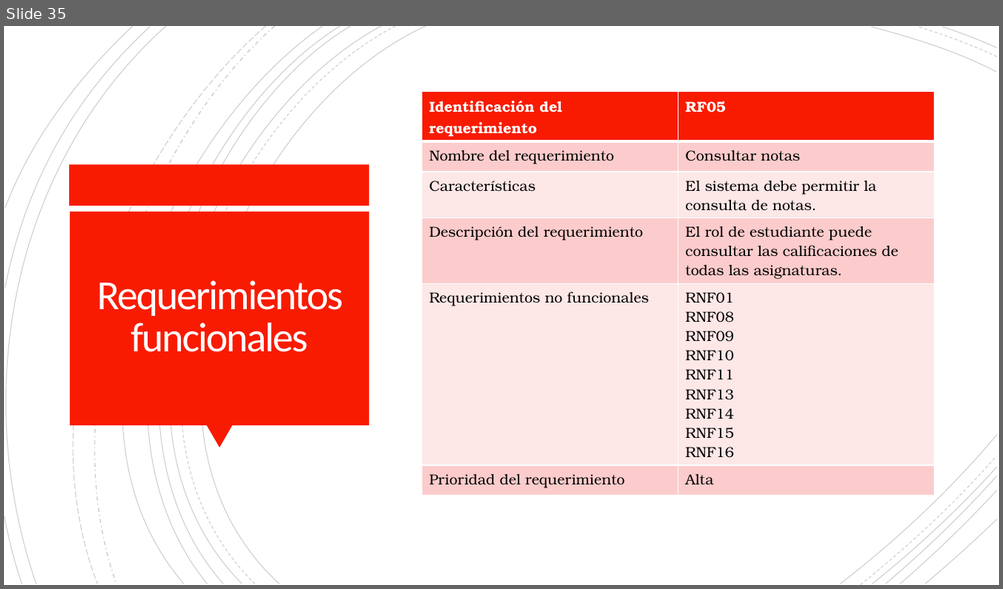
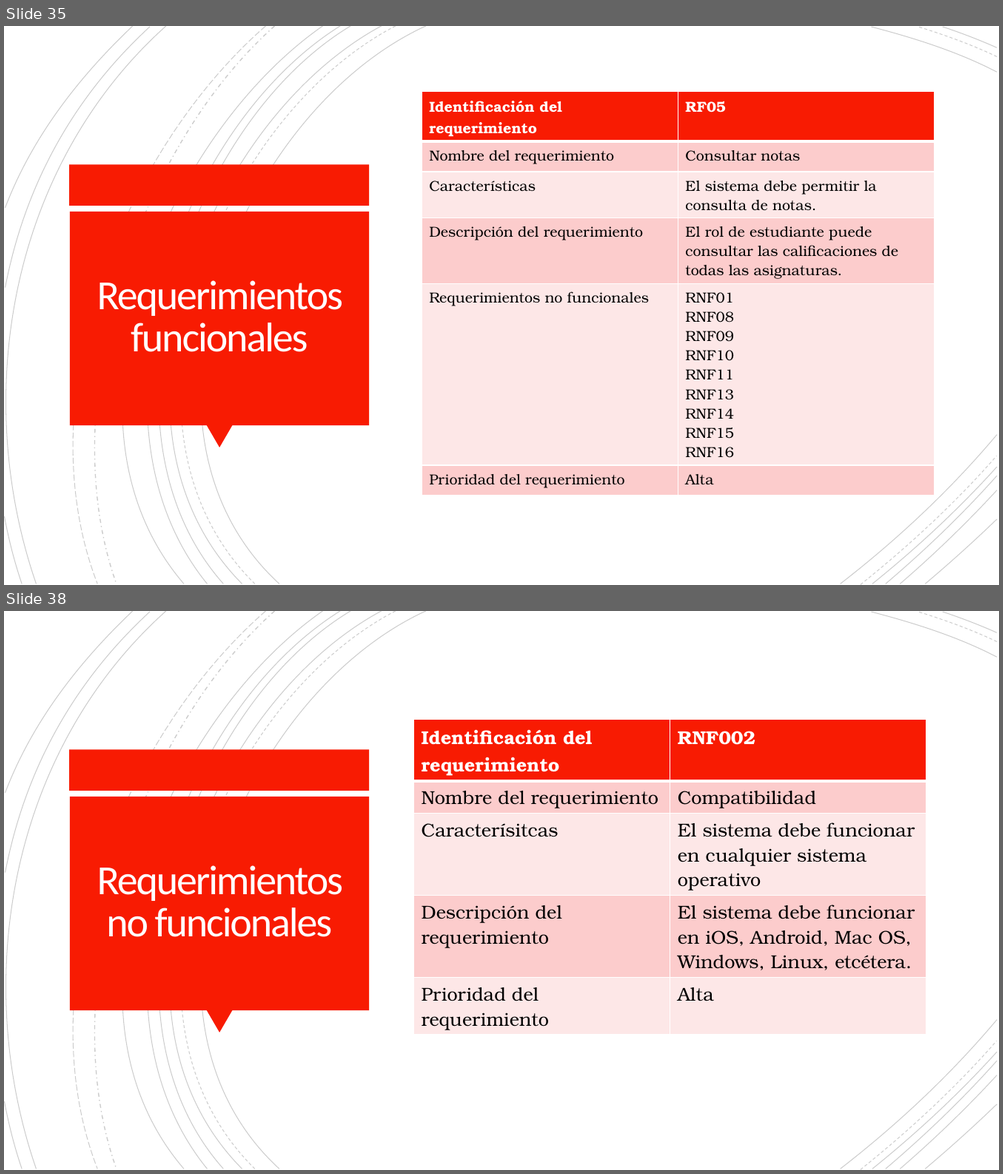
Before and after one commit to Dillan444/PROYECTO_SENA, a slide deck: PLANTEAMIENTO_DEL_PROBLEMA.pptx. Shown one above the other, each under a label of ours: slide 35 before the commit, slides 35 and 38 after it; the slides between them are not shown. The pictures are 1003x589 and 1003x1174 pixels, drawn with LibreOffice and Linux fonts; fonts in the diff are those of the drawing. Boxes give left, top, right and bottom in pixels: in the first picture for what was removed or moved away, otherwise in the second. Text is boxed around its words. In the diff, an @@ line names an element or a change of style, - is before the commit and + after.

Commit message:
Docs:Avance_Requerimientos.Power_PointV6
se agregaron 3 requerimientos no funcionales  al proyecto

```diff
--- a/PLANTEAMIENTO_DEL_PROBLEMA.pptx
+++ b/PLANTEAMIENTO_DEL_PROBLEMA.pptx
@@ slide 38 added at [4,611,999,1170], background #FFFFFF; not listed: 24 template elements that a slide beside it also shows @@
@@ table added at [414,719,925,1034], 5 rows, 2 columns @@
+Identificación del requerimiento | RNF002
+Nombre del requerimiento | Compatibilidad
+Caracterísitcas | El sistema debe funcionar en cualquier sistema operativo
+Descripción del requerimiento | El sistema debe funcionar en iOS, Android, Mac OS, Windows, Linux, etcétera.
+Prioridad del requerimiento | Alta
@@ title added at [97,866,344,937], 40 pt, text #FFFEFF @@
+Requerimientos no funcionales
```
Also in this commit, not shown: 3 other slides added.
